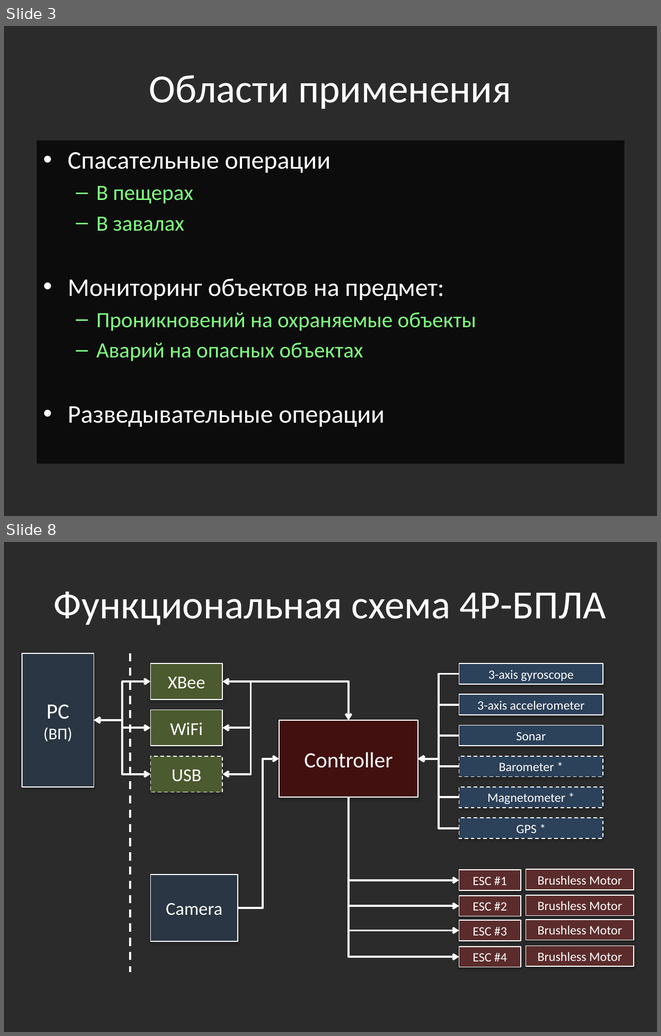
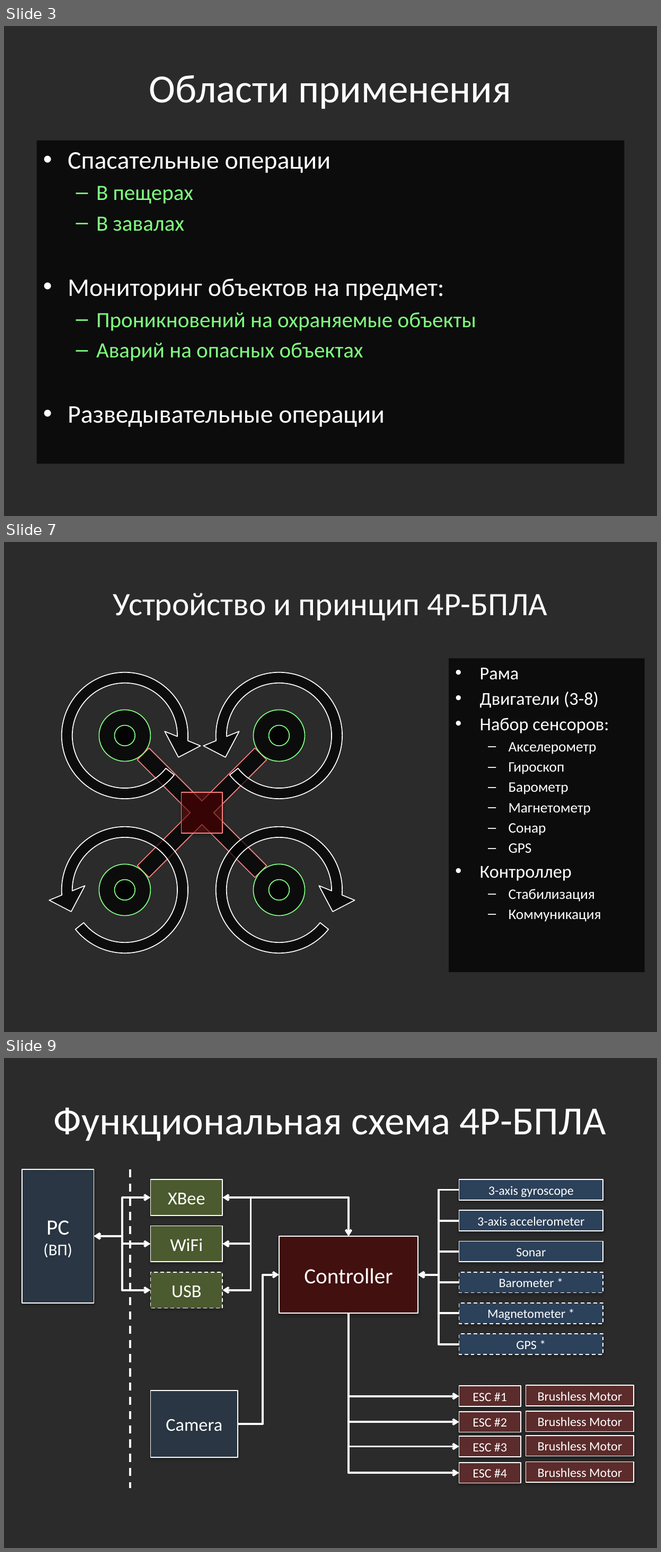
Before and after one commit to Jacobi20/quadro-xds, a slide deck: Docs/Medias2012_dhg.pptx. Shown one above the other, each under a label of ours: slides 3 and 8 before the commit, slides 3, 7 and 9 after it; the slides between them are not shown. The pictures are 661x1036 and 661x1552 pixels, drawn with LibreOffice and Linux fonts; fonts in the diff are those of the drawing; background and template pictures are left out; a plain dark background stands for a picture behind light text. Boxes give left, top, right and bottom in pixels: in the first picture for what was removed or moved away, otherwise in the second. Text is boxed around its words. In the diff, an @@ line names an element or a change of style, - is before the commit and + after.

```diff
--- a/Docs/Medias2012_dhg.pptx
+++ b/Docs/Medias2012_dhg.pptx
@@ slide 7 added at [4, 542, 657, 1032], background picture (left out) @@
@@ title added at [113, 593, 547, 620], 36 pt, text #FFFFFF @@
+Устройство и принцип 4Р-БПЛА
@@ circular arrow added at [48, 658, 202, 812], fill #000000 at 70% opacity, outline #FFFFFF 1 pt @@
@@ circular arrow added at [202, 658, 356, 812], fill #000000 at 70% opacity, outline #FFFFFF 1 pt @@
@@ text added at [449, 658, 645, 972], fill #000000 at 70% opacity, 16 pt, text #FFFFFF @@
+• Рама
+• Двигатели (3-8)
+• Набор сенсоров:
+  – Акселерометр
+  – Гироскоп
+  – Барометр
+  – Магнетометр
+  – Сонар
+  – GPS
+• Контроллер
+  – Стабилизация
+  – Коммуникация
@@ cross added at [89, 699, 315, 925], fill #000000 at 70% opacity, outline #FF8080 1 pt @@
@@ ellipse added at [99, 710, 151, 761], fill #000000 at 70% opacity, outline #80FF80 1 pt @@
@@ ellipse added at [254, 710, 305, 761], fill #000000 at 70% opacity, outline #80FF80 1 pt @@
@@ ellipse added at [114, 725, 134, 746], fill #000000 at 70% opacity, outline #80FF80 1 pt @@
@@ ellipse added at [269, 725, 289, 746], fill #000000 at 70% opacity, outline #80FF80 1 pt @@
@@ rectangle added at [182, 792, 223, 833], fill #640000 at 50% opacity, outline #FF8080 1 pt @@
@@ circular arrow added at [48, 812, 202, 967], fill #000000 at 70% opacity, outline #FFFFFF 1 pt @@
@@ circular arrow added at [202, 812, 356, 967], fill #000000 at 70% opacity, outline #FFFFFF 1 pt @@
@@ ellipse added at [99, 864, 151, 916], fill #000000 at 70% opacity, outline #80FF80 1 pt @@
@@ ellipse added at [254, 864, 305, 916], fill #000000 at 70% opacity, outline #80FF80 1 pt @@
@@ ellipse added at [114, 880, 134, 900], fill #000000 at 70% opacity, outline #80FF80 1 pt @@
@@ ellipse added at [269, 880, 289, 900], fill #000000 at 70% opacity, outline #80FF80 1 pt @@
@@ what was slide 8 is now slide 9 @@
```
Also in this commit, not shown: 6 slides changed, 3 other slides added.
